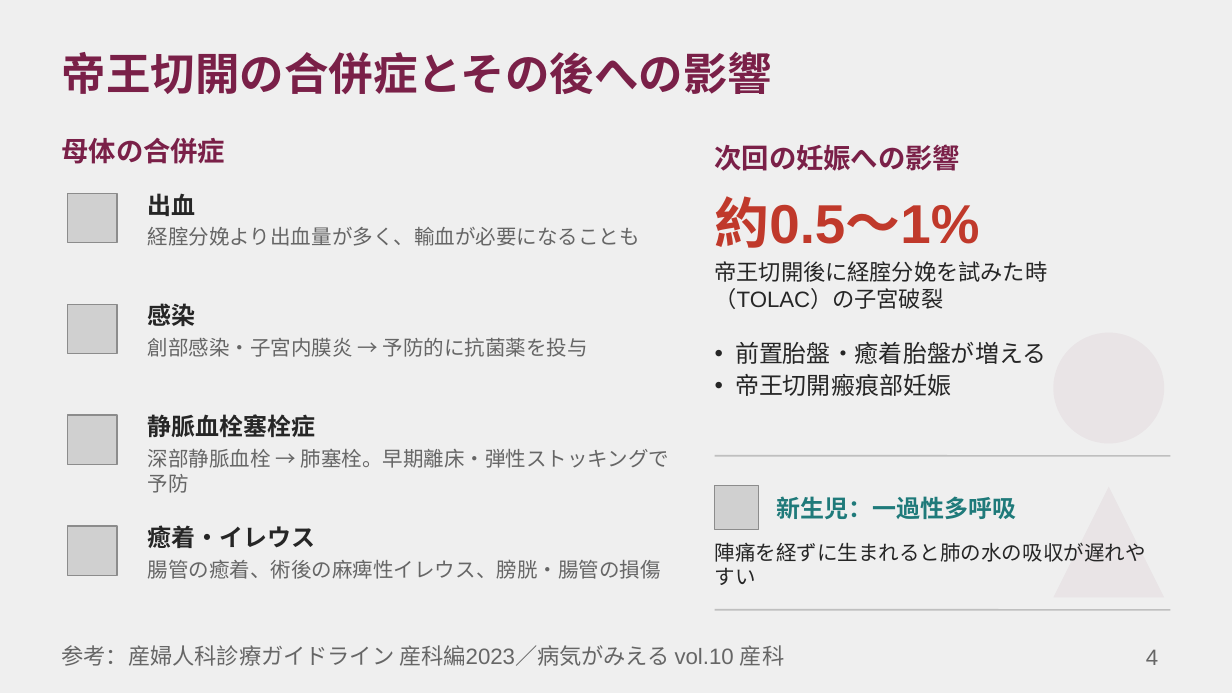
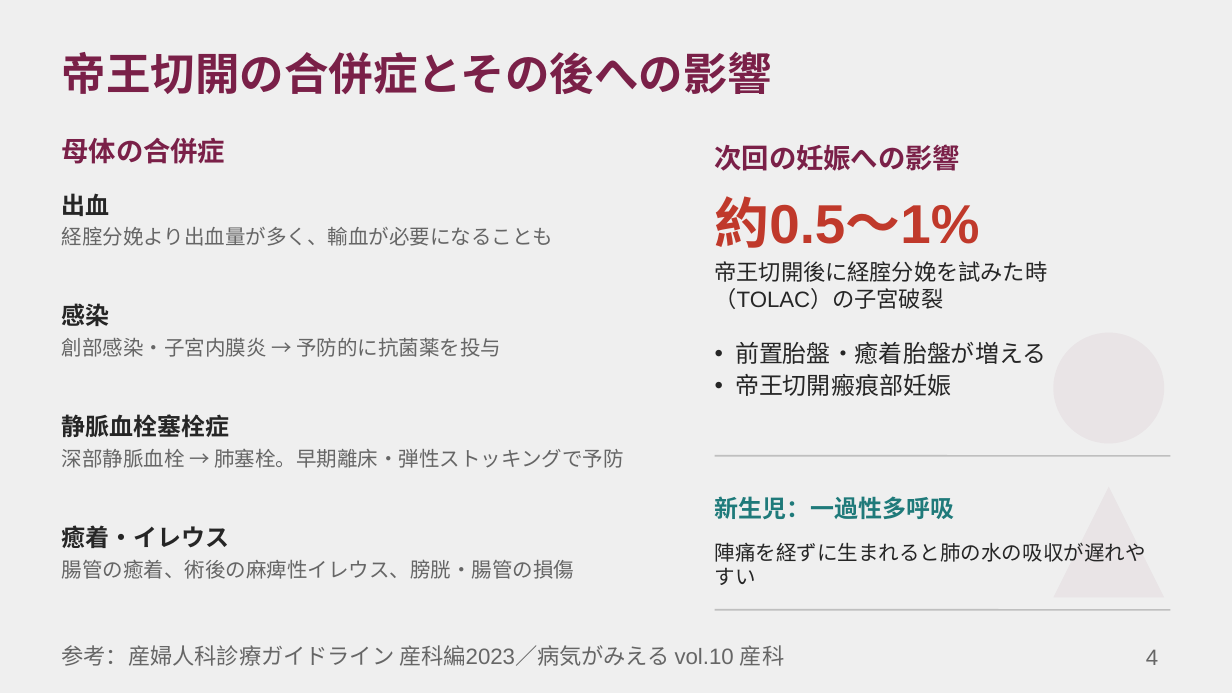
Before and after one commit to TNagate/boat-notify-render, a slide deck: slide 4 of slides/⑤帝王切開.pptx. Drawn at 1232x693 pixels with LibreOffice and Linux fonts; fonts in the diff are those of the drawing; grey boxes stand for pictures. Boxes give left, top, right and bottom in pixels: in the first picture for what was removed or moved away, otherwise in the second. Text is boxed around its words. In the diff, an @@ line names an element or a change of style, - is before the commit and + after.

```diff
--- a/slides/⑤帝王切開.pptx
+++ b/slides/⑤帝王切開.pptx
@@ text "出血": place and size @@
-text "出血" at [148, 193, 196, 216]
+text "出血" at [62, 193, 110, 216]
@@ picture removed at [68, 193, 117, 243] @@
@@ text "経腟分娩より出血量が多く、輸血が必要になることも": place and size @@
-text "経腟分娩より出血量が多く、輸血が必要になることも" at [148, 227, 640, 246]
+text "経腟分娩より出血量が多く、輸血が必要になることも" at [62, 227, 554, 246]
@@ text "感染": place and size @@
-text "感染" at [148, 303, 196, 326]
+text "感染" at [62, 303, 110, 326]
@@ picture removed at [68, 304, 117, 354] @@
@@ text "創部感染・子宮内膜炎 → 予防的に抗菌薬を投与": place and size @@
-text "創部感染・子宮内膜炎 → 予防的に抗菌薬を投与" at [148, 338, 588, 357]
+text "創部感染・子宮内膜炎 → 予防的に抗菌薬を投与" at [62, 338, 501, 357]
@@ text "静脈血栓塞栓症": place and size @@
-text "静脈血栓塞栓症" at [148, 414, 316, 437]
+text "静脈血栓塞栓症" at [62, 414, 230, 437]
@@ picture removed at [68, 415, 117, 464] @@
@@ text "深部静脈血栓 → 肺塞栓。早期離床・弾性ストッキングで予防" rewrapped from [148, 449, 670, 493] to [62, 449, 624, 468] @@
@@ text "新生児：一過性多呼吸": place and size @@
-text "新生児：一過性多呼吸" at [776, 496, 1016, 519]
+text "新生児：一過性多呼吸" at [715, 496, 955, 519]
@@ picture removed at [715, 485, 759, 530] @@
@@ text "癒着・イレウス": place and size @@
-text "癒着・イレウス" at [148, 525, 316, 548]
+text "癒着・イレウス" at [62, 525, 230, 548]
@@ picture removed at [68, 526, 117, 575] @@
@@ text "腸管の癒着、術後の麻痺性イレウス、膀胱・腸管の損傷": place and size @@
-text "腸管の癒着、術後の麻痺性イレウス、膀胱・腸管の損傷" at [148, 559, 661, 579]
+text "腸管の癒着、術後の麻痺性イレウス、膀胱・腸管の損傷" at [62, 559, 575, 579]
```
Also in this commit, not shown: 4 other slides changed.
